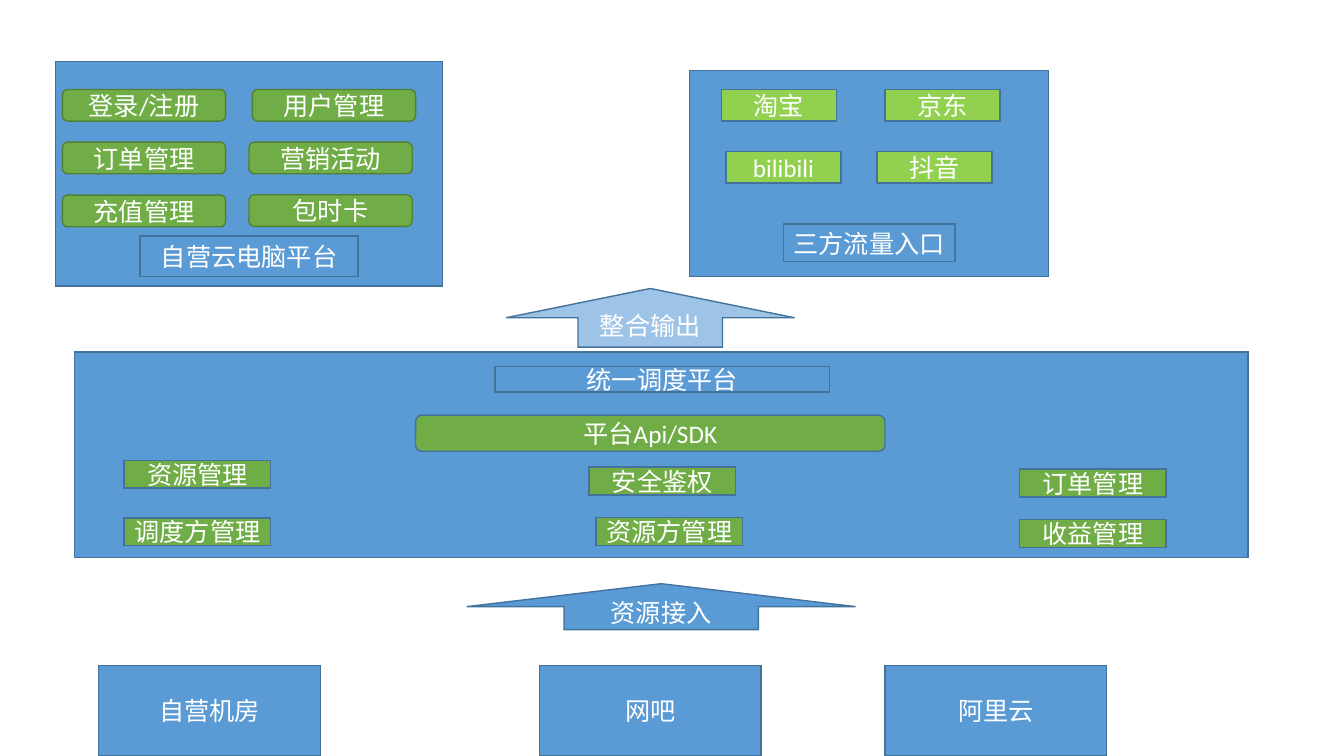
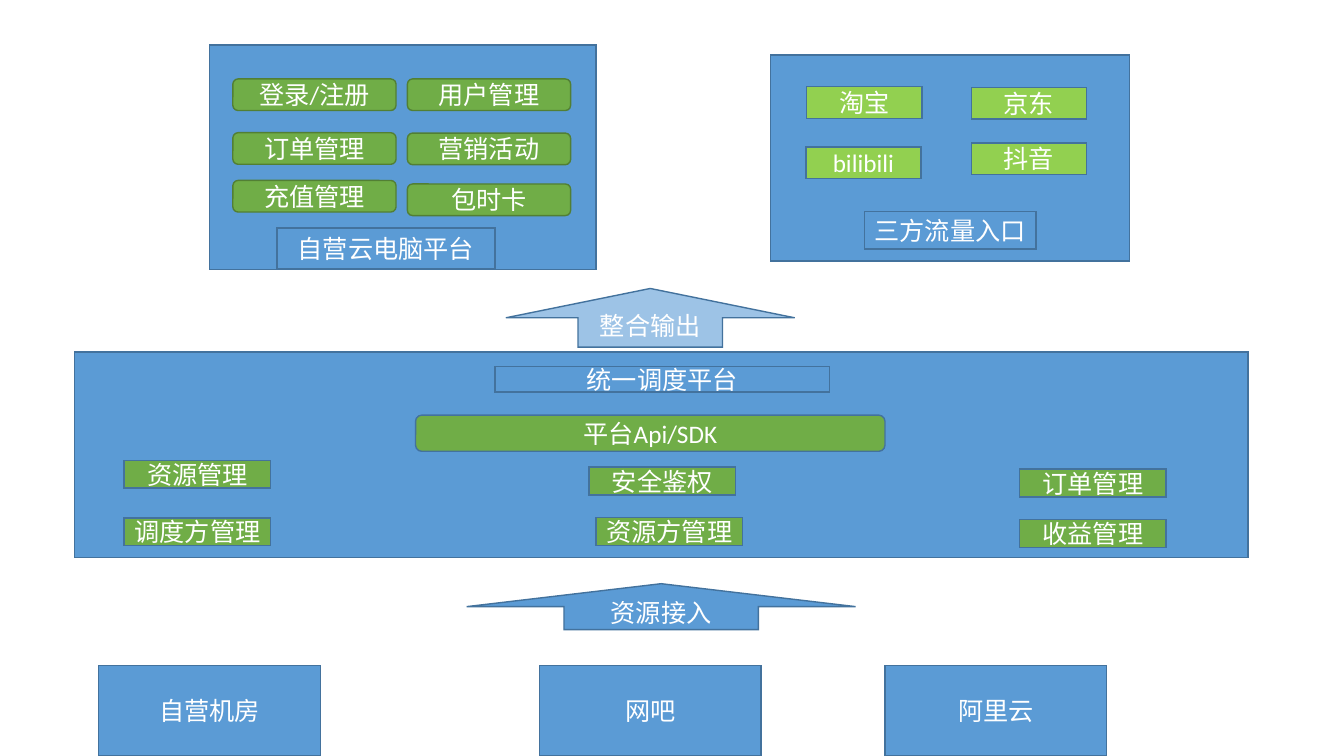
Before and after one commit to chensongpoixs/PoixsDesk, a slide deck: slide 2 of 云电脑平台架构.pptx. Drawn at 1344x756 pixels with LibreOffice and Linux fonts; fonts in the diff are those of the drawing. Boxes give left, top, right and bottom in pixels: in the first picture for what was removed or moved away, otherwise in the second. Text is boxed around its words. In the diff, an @@ line names an element or a change of style, - is before the commit and + after.

```diff
--- a/云电脑平台架构.pptx
+++ b/云电脑平台架构.pptx
@@ rectangle: place and size @@
-rectangle at (55,62,443,285)
+rectangle at (210,45,597,269)
@@ rectangle: place and size @@
-rectangle at (690,71,1049,276)
+rectangle at (771,54,1130,260)
@@ rounded rectangle "登录/注册": place and size @@
-rounded rectangle "登录/注册" at (63,90,226,121)
+rounded rectangle "登录/注册" at (233,79,396,110)
@@ rounded rectangle "用户管理": place and size @@
-rounded rectangle "用户管理" at (252,90,415,121)
+rounded rectangle "用户管理" at (407,79,571,110)
@@ rectangle "淘宝": place and size @@
-rectangle "淘宝" at (722,90,837,121)
+rectangle "淘宝" at (807,87,922,118)
@@ rectangle "京东": place and size @@
-rectangle "京东" at (885,90,1000,121)
+rectangle "京东" at (972,88,1087,119)
@@ rounded rectangle "订单管理": place and size @@
-rounded rectangle "订单管理" at (63,142,226,173)
+rounded rectangle "订单管理" at (233,133,396,164)
@@ rounded rectangle "营销活动": place and size @@
-rounded rectangle "营销活动" at (249,142,412,173)
+rounded rectangle "营销活动" at (407,133,571,164)
@@ rectangle "bilibili": place and size @@
-rectangle "bilibili" at (726,151,841,182)
+rectangle "bilibili" at (806,147,921,178)
@@ rectangle "抖音": place and size @@
-rectangle "抖音" at (877,151,992,182)
+rectangle "抖音" at (972,143,1087,174)
@@ rounded rectangle "充值管理": place and size @@
-rounded rectangle "充值管理" at (63,196,226,227)
+rounded rectangle "充值管理" at (233,180,396,212)
@@ rounded rectangle "包时卡": place and size @@
-rounded rectangle "包时卡" at (249,195,412,226)
+rounded rectangle "包时卡" at (407,185,571,216)
@@ rectangle "自营云电脑平台": place and size @@
-rectangle "自营云电脑平台" at (140,236,358,276)
+rectangle "自营云电脑平台" at (277,228,495,268)
@@ rectangle "三方流量入口": place and size @@
-rectangle "三方流量入口" at (783,224,955,261)
+rectangle "三方流量入口" at (865,212,1036,249)
```
Also in this commit, not shown: 6 other files.
